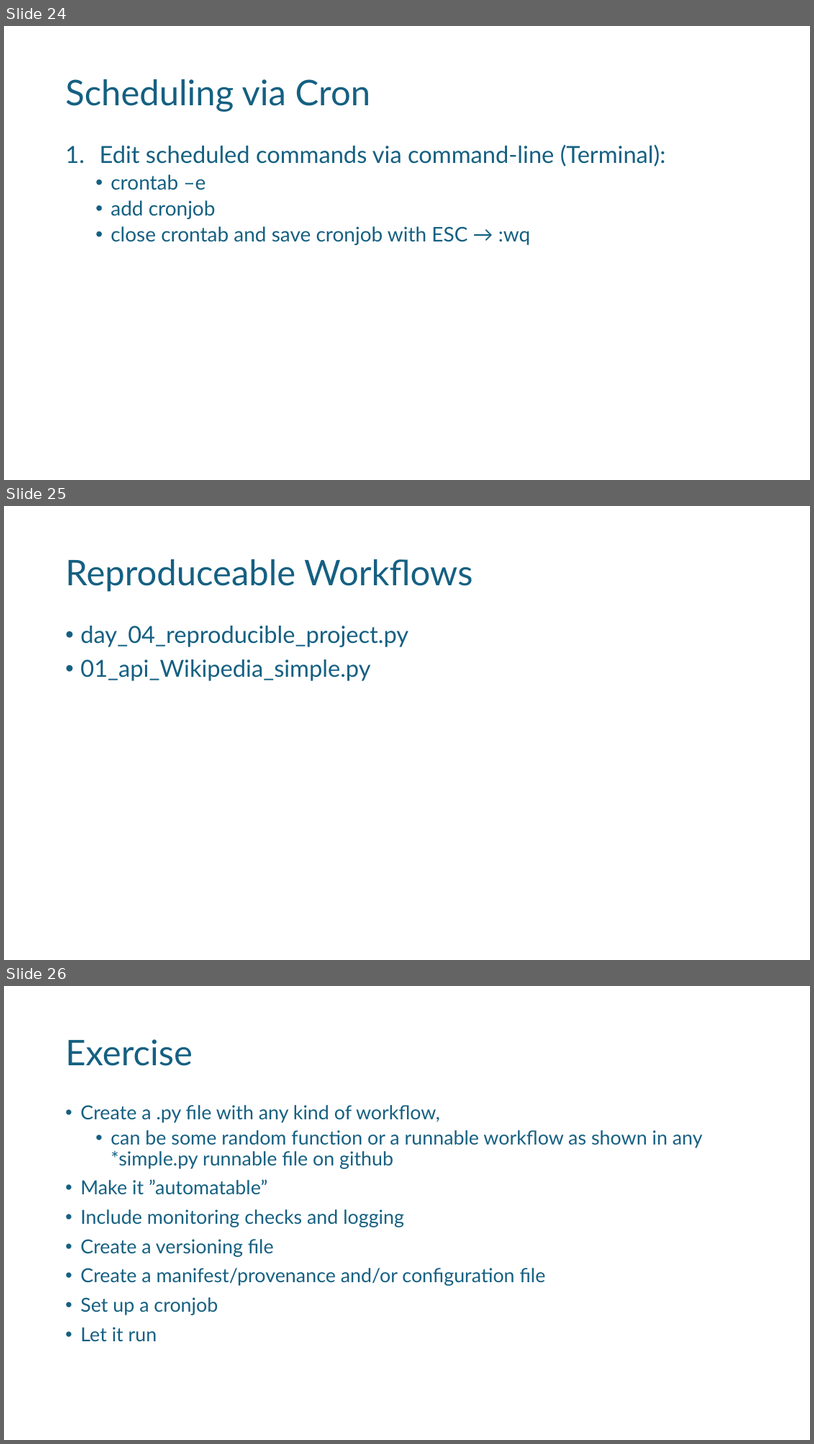
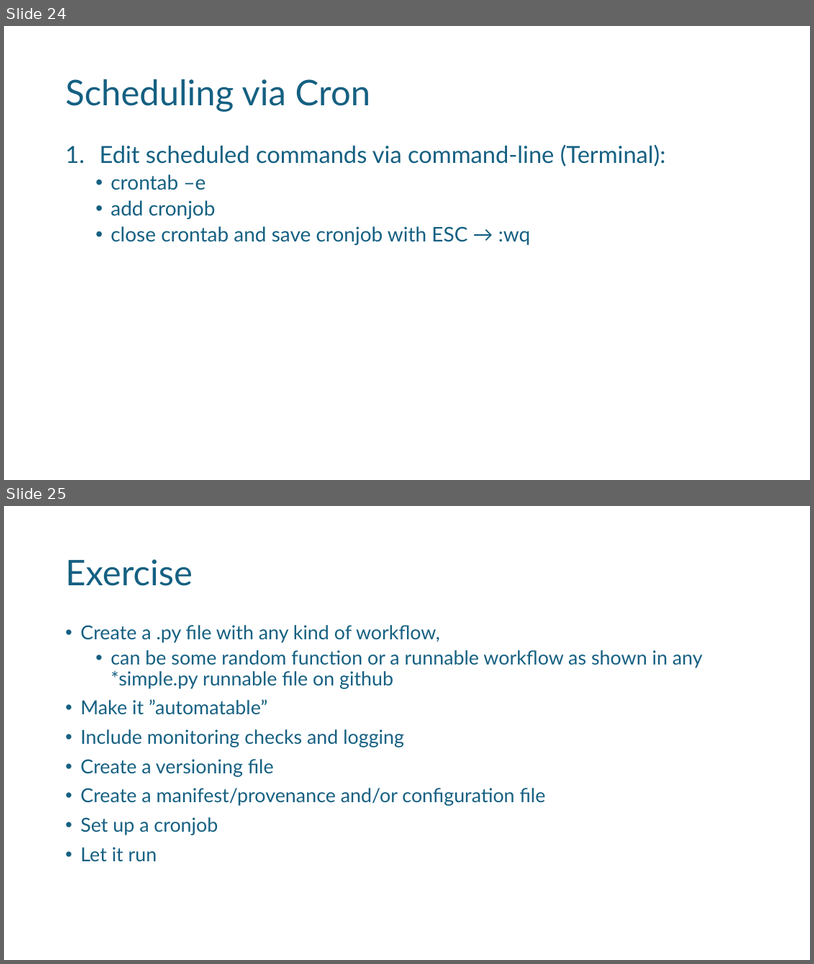
Before and after one commit to noellelebe/methodsNET_vlop-course-materials, a slide deck: slides/day4_reproducable_workflows.pptx. Shown one above the other, each under a label of ours: slides 24, 25 and 26 before the commit, slides 24 and 25 after it. The pictures are 814x1444 and 814x964 pixels, drawn with LibreOffice and Linux fonts; fonts in the diff are those of the drawing; background and template pictures are left out. Boxes give left, top, right and bottom in pixels: in the first picture for what was removed or moved away, otherwise in the second. Text is boxed around its words. In the diff, an @@ line names an element or a change of style, - is before the commit and + after.

```diff
--- a/slides/day4_reproducable_workflows.pptx
+++ b/slides/day4_reproducable_workflows.pptx
@@ slide 25 removed at (x1=4, y1=506, x2=810, y2=960), background #FFFFFF @@
@@ title removed at (x1=65, y1=559, x2=473, y2=592) @@
-Reproduceable Workflows
@@ text removed at (x1=80, y1=626, x2=409, y2=681) @@
-• day_04_reproducible_project.py
-• 01_api_Wikipedia_simple.py
@@ what was slide 26 is now slide 25 @@
```
Also in this commit, not shown: 2 other slides removed.
